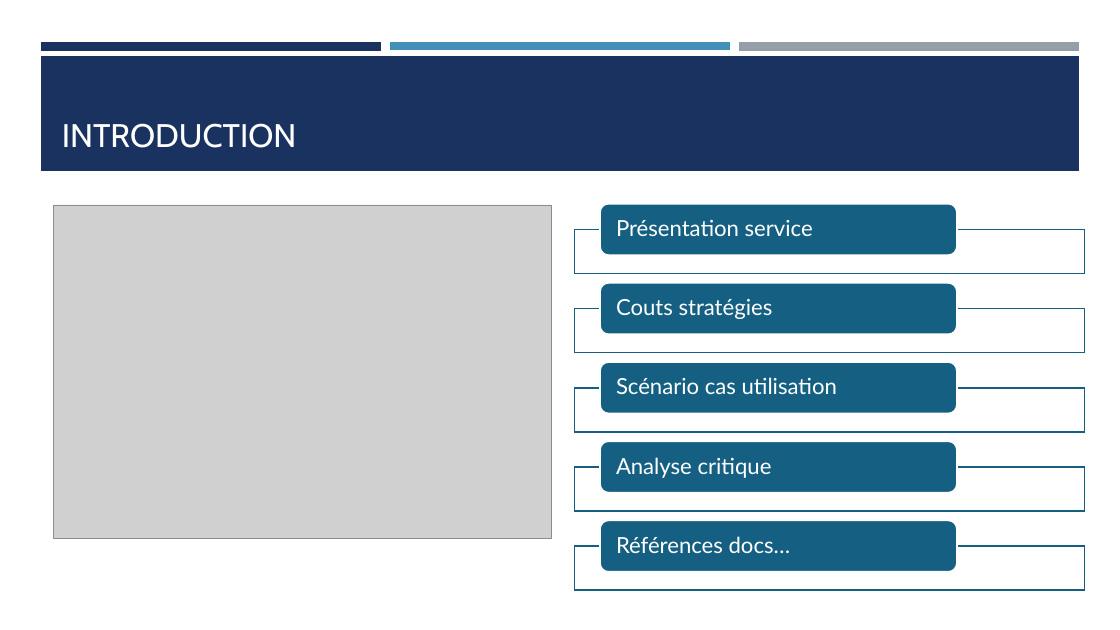
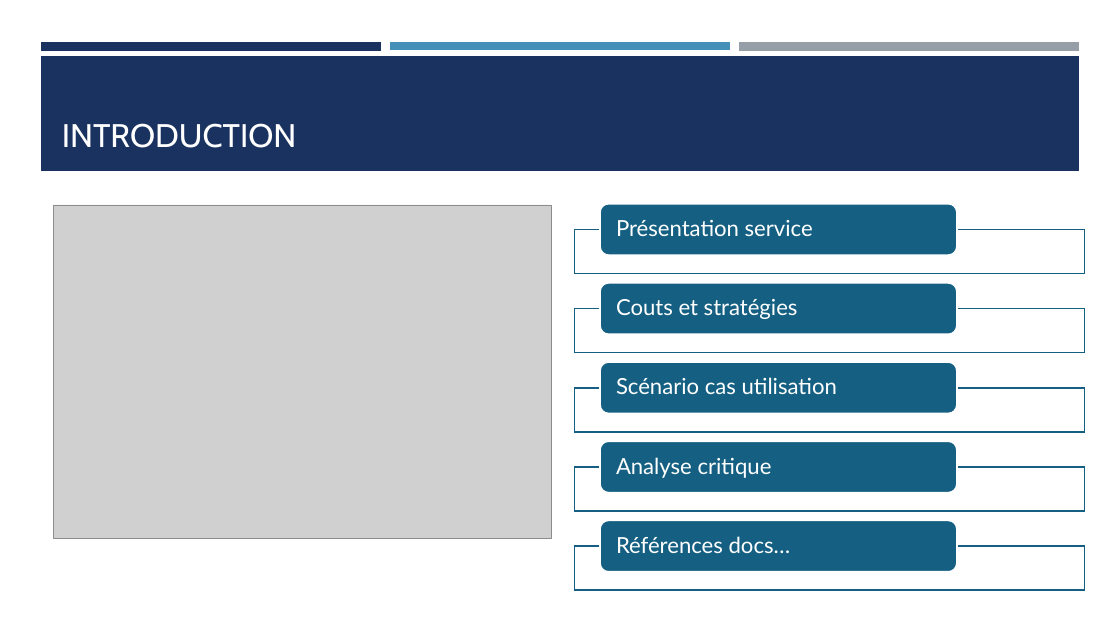
Before and after one commit to Jmuhleman/pw_CLD, a slide deck: slide 2 of workshop/AWS Comprehend.odp. Drawn at 1120x630 pixels with LibreOffice and Linux fonts; fonts in the diff are those of the drawing; grey boxes stand for pictures. Boxes give left, top, right and bottom in pixels: in the first picture for what was removed or moved away, otherwise in the second. Text is boxed around its words. In the diff, an @@ line names an element or a change of style, - is before the commit and + after.

```diff
--- a/workshop/AWS Comprehend.odp
+++ b/workshop/AWS Comprehend.odp
@@ text in freeform shape at box(616, 299, 798, 319): text changed @@
-Couts stratégies
+Couts et stratégies
```
Also in this commit, not shown: 2 other slides changed, 3 slides added, 1 slide removed.
